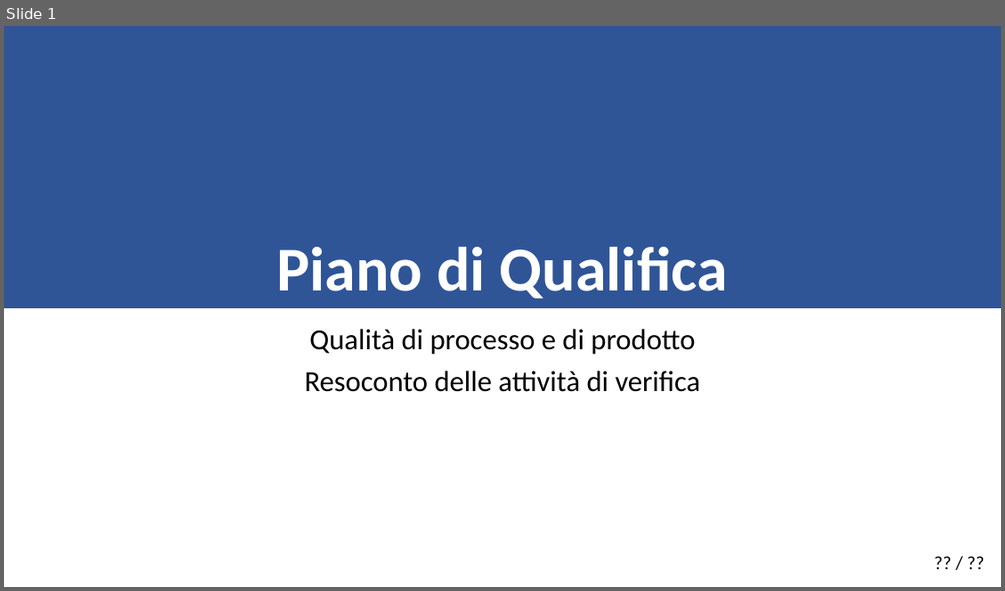
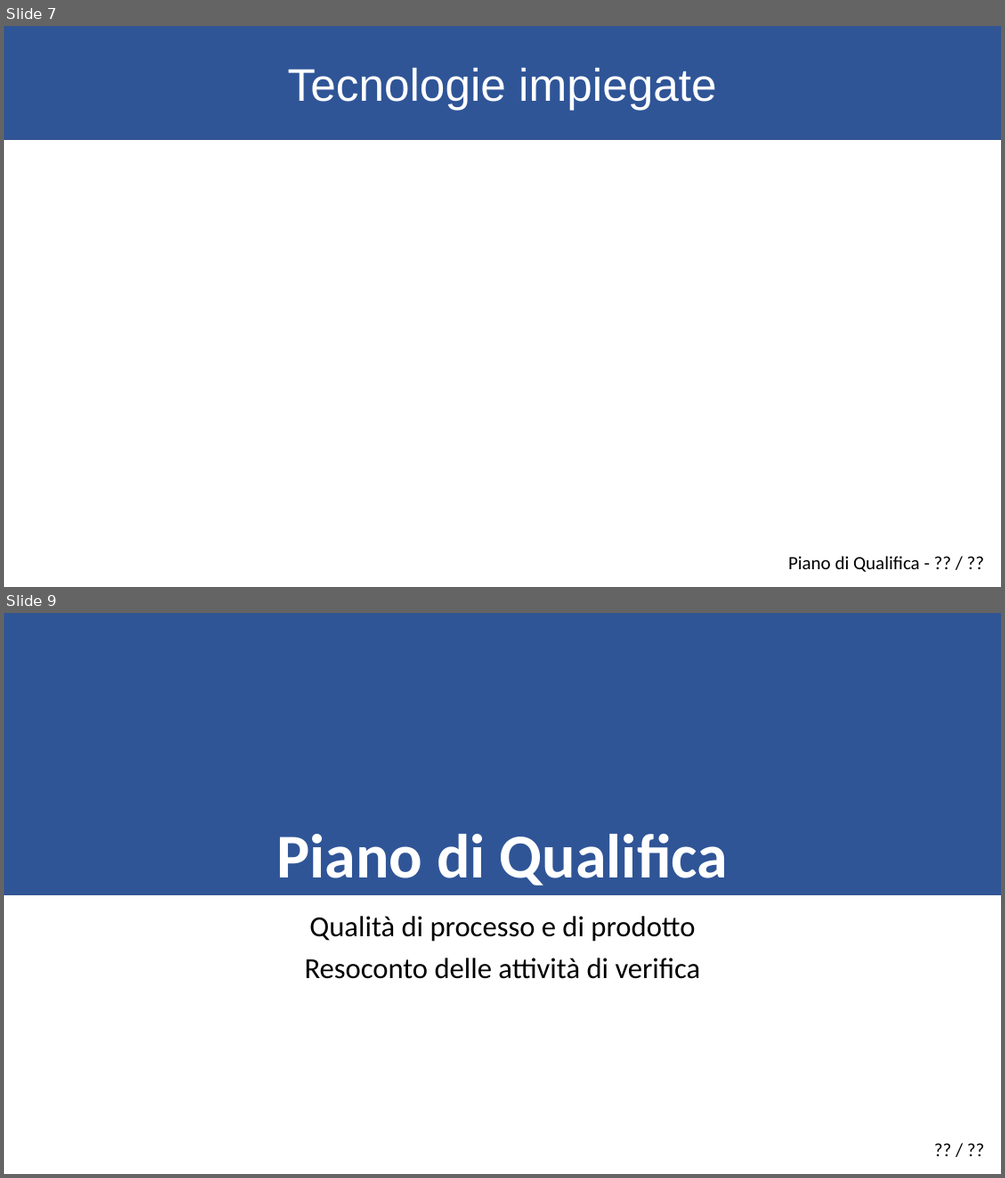
Before and after one commit to KaleidosCodeTeam/SWEDesigner, a slide deck: Presentazione/KaleidosCode_PdQ.pptx. Shown one above the other, each under a label of ours: slide 1 before the commit, slides 7 and 9 after it; the slides between them are not shown. The pictures are 1005x591 and 1005x1178 pixels, drawn with LibreOffice and Linux fonts; fonts in the diff are those of the drawing. Boxes give left, top, right and bottom in pixels: in the first picture for what was removed or moved away, otherwise in the second. Text is boxed around its words. In the diff, an @@ line names an element or a change of style, - is before the commit and + after.

```diff
--- a/Presentazione/KaleidosCode_PdQ.pptx
+++ b/Presentazione/KaleidosCode_PdQ.pptx
@@ slide 7 added at <box>4,26,1001,587</box>, background #FFFFFF @@
@@ rectangle added at <box>4,26,1001,139</box>, fill #2F5597, outline #325491 1 pt, 44 pt, text #FFFFFF @@
+Tecnologie impiegate
@@ text added at <box>788,556,920,572</box>, 18 pt, text #000000 @@
+Piano di Qualifica - ?? / ??
@@ what was slide 1 is now slide 9 @@
```
Also in this commit, not shown: 7 other slides added, 1 other file.
